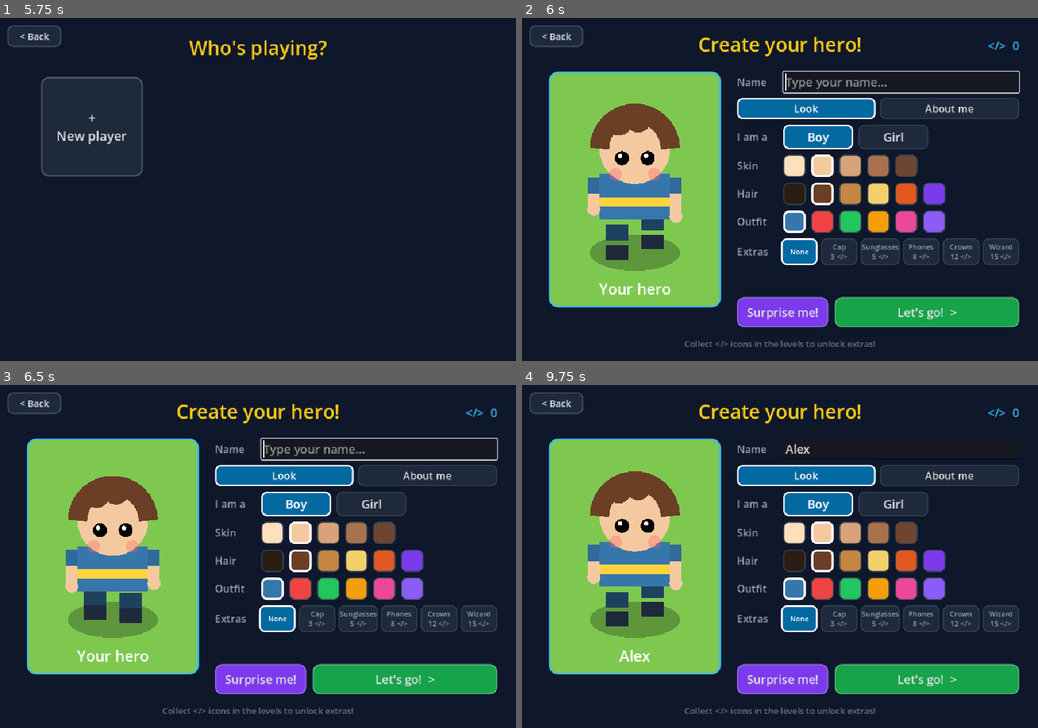
Above: before the commit, frames 1-4 (two rows, left to right).
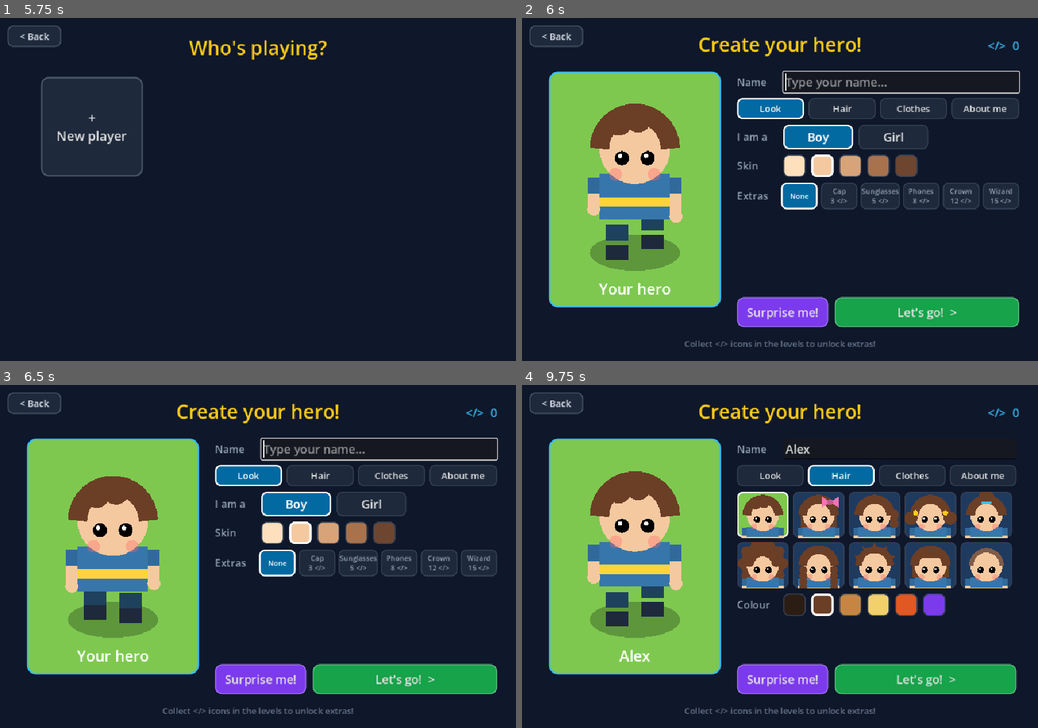
Above: after the commit, the same moments.

Repository: supernanou/python-quest
Game: Godot game, scene res://main.tscn
The game is run twice, just before and just after one commit, with the same random seed, the same clock (stepped at 60 frames per second) and the same inputs.
Inputs (mouse positions are in pixels of both pictures, inside the frame that each line leads up to):
- Up to frame 1 (5.75 s): click "How to play" at 0.5 s; click "Press ENTER to start" at 1.25 s; click "Press ENTER to start" at 2 s; click "English" at 2.75 s; click "Ελληνικά" at 3.5 s; click "Got it!" at 4.25 s; tap Enter (ui_accept) at 5, 5.27 s; hold Right (move_right) from 5.03 s (still down); hold E (interact) from 5.03 s (still down); tap N (notebook) at 5.3 s
- Up to frame 2 (6 s): release Right (move_right) at 5.75 s; release E (interact) at 5.75 s; click "+ New player" at 5.75 s
- Up to frame 3 (6.5 s): no input
- Up to frame 4 (9.75 s): click (898, 450) at 6.52 s; type "Alex" at 6.6 s; click "Look" at 7.25 s; click "About me" at 8 s; click "About me" at 8.75 s; click (841, 474) at 9.5 s, where only the run after the commit has a clickable "Hair"

Frame 1 is identical in both runs. In frame 2, 6.8% of the frame differs, in the area x 41-97%, y 23-73%; in frame 3, 6.8%; in frame 4, 19%, in the area x 41-97%, y 21-91%.

Commit message:
Add 10 hairstyles and 10 outfits for every hero
- Hairstyles: short, long, ponytail, pigtails, bun, curly, braids, spiky, bob, buzz cut
- Outfits: T-shirt, dress, hoodie, dungarees, sports top, skirt, jacket, stripes,
  superhero, lab coat - in any colour, and anyone can pick any style
- Hero creator now has Look / Hair / Clothes / About me tabs with picture buttons
- Boy/Girl only sets a starting style; existing heroes keep their look
- Greek names, README and screenshot updated

Co-Authored-By: Claude Opus 5.5 <noreply@anthropic.com>

Diff:
--- a/scripts/character_creator.gd
+++ b/scripts/character_creator.gd
@@ -1,6 +1,8 @@
 extends Control
 ## "Create your hero" screen. Two tabs:
-##   Look     - boy or girl, colours, and extras unlocked with </> code icons
+##   Look     - boy or girl, skin, and extras unlocked with </> code icons
+##   Hair     - 10 hairstyles and hair colours
+##   Clothes  - 10 outfits and colours (anyone can pick anything)
 ##   About me - wheelchair, hearing aids, glasses... so every child can make a hero
 ##              just like them. These are always free.
 
@@ -27,9 +29,14 @@
 var item_buttons := {}  # "crown" -> button
 var aid_buttons := {}  # "wheelchair" -> button
 var look_page: VBoxContainer
+var hair_page: VBoxContainer
+var clothes_page: VBoxContainer
 var me_page: VBoxContainer
 var look_tab: Button
+var hair_tab: Button
+var clothes_tab: Button
 var me_tab: Button
+var style_buttons := {}  # "hair_style" / "clothes" -> {id: [button, mini hero]}
 
 
 func _ready() -> void:
@@ -92,12 +99,14 @@
 	tabs.add_theme_constant_override("separation", 8)
 	v.add_child(tabs)
 	var tab_group := ButtonGroup.new()
-	look_tab = _choice_button("Look", tab_group, func() -> void: _show_tab(false))
-	me_tab = _choice_button("About me", tab_group, func() -> void: _show_tab(true))
-	for tab in [look_tab, me_tab]:
+	look_tab = _choice_button("Look", tab_group, func() -> void: _show_tab("look"))
+	hair_tab = _choice_button("Hair", tab_group, func() -> void: _show_tab("hair"))
+	clothes_tab = _choice_button("Clothes", tab_group, func() -> void: _show_tab("clothes"))
+	me_tab = _choice_button("About me", tab_group, func() -> void: _show_tab("me"))
+	for tab in [look_tab, hair_tab, clothes_tab, me_tab]:
 		tab.custom_minimum_size = Vector2(0, 40)
 		tab.size_flags_horizontal = Control.SIZE_EXPAND_FILL
-		tab.add_theme_font_size_override("font_size", 19)
+		tab.add_theme_font_size_override("font_size", 17)
 		tabs.add_child(tab)
 
 	look_page = VBoxContainer.new()
@@ -113,8 +122,16 @@
 	style_row.add_child(girl_button)
 
 	_swatch_row(look_page, "Skin", "skin", SKINS)
-	_swatch_row(look_page, "Hair", "hair", HAIRS)
-	_swatch_row(look_page, "Outfit", "outfit", OUTFITS)
+
+	# Hair: 10 styles + colour
+	hair_page = _page(v)
+	hair_page.add_child(_style_grid("hair_style", HeroSprite.HAIR_STYLES))
+	_swatch_row(hair_page, "Colour", "hair", HAIRS)
+
+	# Clothes: 10 outfits + colour
+	clothes_page = _page(v)
+	clothes_page.add_child(_style_grid("clothes", HeroSprite.CLOTHES))
+	_swatch_row(clothes_page, "Colour", "outfit", OUTFITS)
 
 	# "About me": free, pick as many as you like
 	me_page = VBoxContainer.new()
@@ -181,8 +198,11 @@
 	save = p_save
 	look = HeroSprite.DEFAULT_LOOK.duplicate(true)
 	look.merge(save.look.duplicate(true), true)
-	look_tab.button_pressed = true
-	_show_tab(false)
+	if look["hair_style"] == "":
+		look["hair_style"] = "long" if look["style"] == "girl" else "short"
+	if look["clothes"] == "":
+		look["clothes"] = "dress" if look["style"] == "girl" else "tshirt"
+	_show_tab("look")
 	name_edit.text = look["name"]
 	message_label.text = ""
 	_refresh()
@@ -220,11 +240,46 @@
 	_refresh()
 
 
-func _show_tab(about_me: bool) -> void:
-	look_page.visible = not about_me
-	me_page.visible = about_me
-	look_tab.set_pressed_no_signal(not about_me)
-	me_tab.set_pressed_no_signal(about_me)
+func _show_tab(page: String) -> void:
+	var pages := {"look": [look_page, look_tab], "hair": [hair_page, hair_tab], "clothes": [clothes_page, clothes_tab], "me": [me_page, me_tab]}
+	for key in pages:
+		pages[key][0].visible = key == page
+		pages[key][1].set_pressed_no_signal(key == page)
+
+
+func _page(parent: Container) -> VBoxContainer:
+	var page := VBoxContainer.new()
+	page.add_theme_constant_override("separation", 10)
+	page.custom_minimum_size = Vector2(0, 278)
+	page.visible = false
+	parent.add_child(page)
+	return page
+
+
+## A grid of 10 buttons, each showing a little hero with that hairstyle or outfit.
+func _style_grid(key: String, styles: Array) -> GridContainer:
+	var grid := GridContainer.new()
+	grid.columns = 5
+	grid.add_theme_constant_override("h_separation", 8)
+	grid.add_theme_constant_override("v_separation", 8)
+	style_buttons[key] = {}
+	for style in styles:
+		var button := Button.new()
+		button.custom_minimum_size = Vector2(96, 86)
+		button.clip_contents = true
+		button.tooltip_text = style["name"]
+		button.pressed.connect(_set_value.bind(key, style["id"]))
+		var mini := HeroSprite.new()
+		if key == "hair_style":
+			mini.scale = Vector2(2.7, 2.7)  # close-up of the head
+			mini.position = Vector2(48, 44 + 12 * 2.7)
+		else:
+			mini.scale = Vector2(1.8, 1.8)  # the whole outfit
+			mini.position = Vector2(48, 47)
+		button.add_child(mini)
+		grid.add_child(button)
+		style_buttons[key][style["id"]] = [button, mini]
+	return grid
 
 
 func _on_aid_toggled(on: bool, id: String) -> void:
@@ -240,6 +295,10 @@
 
 func _set_value(key: String, value: String) -> void:
 	look[key] = value
+	# Boy / Girl just picks a starting hairstyle and outfit - change them freely
+	if key == "style":
+		look["hair_style"] = "long" if value == "girl" else "short"
+		look["clothes"] = "dress" if value == "girl" else "tshirt"
 	_refresh()
 
 
@@ -264,6 +323,8 @@
 	look["skin"] = SKINS.pick_random()
 	look["hair"] = HAIRS.pick_random()
 	look["outfit"] = OUTFITS.pick_random()
+	look["hair_style"] = HeroSprite.HAIR_STYLES.pick_random()["id"]
+	look["clothes"] = HeroSprite.CLOTHES.pick_random()["id"]
 	_refresh()
 
 
@@ -274,6 +335,21 @@
 	var with_dog: bool = "service_dog" in look["aids"]
 	preview.scale = Vector2.ONE * (4.5 if with_dog else 6.0)
 	preview.position = Vector2(165 if with_dog else 210, 330)
+	# Little heroes on the hairstyle and outfit buttons show the current colours
+	for key in style_buttons:
+		for id in style_buttons[key]:
+			var entry: Array = style_buttons[key][id]
+			var mini_look: Dictionary = look.duplicate(true)
+			mini_look[key] = id
+			mini_look["aids"] = look["aids"].filter(func(a): return not a in ["wheelchair", "service_dog", "crutches"])
+			if key == "hair_style":
+				mini_look["item"] = "none"
+			entry[1].look = mini_look
+			entry[1].queue_redraw()
+			var selected: bool = look[key] == id
+			var style := _box(Color("#7ec850") if selected else Color("#1e3a5f"), Color.WHITE if selected else Color("#334155"), 3 if selected else 2, 10)
+			for state in ["normal", "hover", "pressed", "focus"]:
+				entry[0].add_theme_stylebox_override(state, style)
 	for id in aid_buttons:
 		var on: bool = id in look["aids"]
 		var button: Button = aid_buttons[id]
--- a/scripts/hero_sprite.gd
+++ b/scripts/hero_sprite.gd
@@ -11,7 +11,35 @@
 	"outfit": "#3776ab",
 	"item": "none",
 	"aids": [],
+	"hair_style": "",  # empty = "long" for girls, "short" for boys (heroes made before styles existed)
+	"clothes": "",  # empty = "dress" for girls, "tshirt" for boys
 }
+
+## 10 hairstyles and 10 outfits - anyone can pick any of them.
+const HAIR_STYLES := [
+	{"id": "short", "name": "Short"},
+	{"id": "long", "name": "Long"},
+	{"id": "ponytail", "name": "Ponytail"},
+	{"id": "pigtails", "name": "Pigtails"},
+	{"id": "bun", "name": "Bun"},
+	{"id": "curly", "name": "Curly"},
+	{"id": "braids", "name": "Braids"},
+	{"id": "spiky", "name": "Spiky"},
+	{"id": "bob", "name": "Bob"},
+	{"id": "buzz", "name": "Buzz cut"},
+]
+const CLOTHES := [
+	{"id": "tshirt", "name": "T-shirt"},
+	{"id": "dress", "name": "Dress"},
+	{"id": "hoodie", "name": "Hoodie"},
+	{"id": "dungarees", "name": "Dungarees"},
+	{"id": "jersey", "name": "Sports top"},
+	{"id": "skirt", "name": "Skirt"},
+	{"id": "jacket", "name": "Jacket"},
+	{"id": "stripes", "name": "Stripes"},
+	{"id": "superhero", "name": "Superhero"},
+	{"id": "labcoat", "name": "Lab coat"},
+]
 
 ## Fun extras. They are bought with </> code icons.
 const ITEMS := [
@@ -57,11 +85,27 @@
 	return id in look.get("aids", [])
 
 
+func hair_style() -> String:
+	var chosen: String = look.get("hair_style", "")
+	if chosen != "":
+		return chosen
+	return "long" if look.get("style", "boy") == "girl" else "short"
+
+
+func clothes() -> String:
+	var chosen: String = look.get("clothes", "")
+	if chosen != "":
+		return chosen
+	return "dress" if look.get("style", "boy") == "girl" else "tshirt"
+
+
 func _draw() -> void:
 	var skin := Color(look.get("skin", DEFAULT_LOOK["skin"]))
 	var hair := Color(look.get("hair", DEFAULT_LOOK["hair"]))
 	var outfit := Color(look.get("outfit", DEFAULT_LOOK["outfit"]))
-	var is_girl: bool = look.get("style", "boy") == "girl"
+	var hairdo := hair_style()
+	var outfit_style := clothes()
+	var info := _clothes_info(outfit_style, outfit, skin)
 	var facing_away := facing.y < -0.5
 	var item: String = look.get("item", "none")
 	var in_chair := has_aid("wheelchair")
@@ -70,7 +114,7 @@
 	var bob := 0.0 if in_chair else -absf(sin(walk_time)) * 3.0
 	var step := 0.0 if in_chair else sin(walk_time) * 4.0
 	var head := Vector2(0, -12 + bob)
-	var body_edge := 9.5 if is_girl else 11.0
+	var body_edge: float = info["edge"]
 
 	if has_aid("service_dog"):
 		_draw_dog(in_chair)
@@ -84,23 +128,15 @@
 		draw_rect(Rect2(-12, -9, 24, 14), Color("#475569"))  # back rest
 		draw_rect(Rect2(-12, -9, 24, 14), Color("#334155"), false, 1.5)
 
-	# Long hair goes behind the body
-	if is_girl:
-		draw_circle(head + Vector2(0, 1), 12.5, hair)
-		draw_rect(Rect2(head.x - 12.5, head.y, 25, 15), hair)
-
-	_draw_legs(skin, outfit, is_girl, bob, step, in_chair)
-
-	# Body
-	if is_girl:
-		draw_colored_polygon(PackedVector2Array([
-			Vector2(-9, -4 + bob), Vector2(9, -4 + bob),
-			Vector2(13, 12 + bob), Vector2(-13, 12 + bob),
-		]), outfit)
-		draw_rect(Rect2(-10, 2 + bob, 20, 3), Color("#ffd43b"))
-	else:
-		draw_rect(Rect2(-11, -4 + bob, 22, 14), outfit)
-		draw_rect(Rect2(-11, 3 + bob, 22, 3), Color("#ffd43b"))
+	if outfit_style == "superhero" and not facing_away:
+		_draw_cape(outfit, bob)
+
+	_draw_hair_back(hairdo, head, hair, facing_away)
+
+	_draw_legs(skin, info["legs"], info["shorts"], bob, step, in_chair)
+	_draw_clothes(outfit_style, outfit, bob)
+	if outfit_style == "superhero" and facing_away:
+		_draw_cape(outfit, bob)
 
 	if has_aid("insulin_pump"):
 		var pump := Vector2(4, 4 + bob)
@@ -111,19 +147,13 @@
 	if in_chair:
 		_draw_wheelchair()
 
-	_draw_arms(skin, outfit, body_edge, bob, step, in_chair)
+	_draw_arms(skin, info["sleeve"], body_edge, bob, step, in_chair)
 
 	# Head and hair
 	draw_circle(head, 11, skin)
-	if facing_away:
-		draw_circle(head, 11, hair)
-	else:
-		draw_arc(head, 11, PI, TAU, 16, hair, 6.0)
-		if not is_girl:
-			draw_circle(head + Vector2(-5, -8), 4, hair)
-			draw_circle(head + Vector2(1, -9), 4, hair)
-
-	if is_girl and not item in ["cap", "crown", "wizard", "headphones"] and not has_aid("ear_defenders"):
+	_draw_hair_front(hairdo, head, hair, facing_away)
+
+	if hairdo == "long" and not item in ["cap", "crown", "wizard", "headphones"] and not has_aid("ear_defenders"):
 		var bow := head + Vector2(8, -9)
 		var bow_color := Color("#f472b6")
 		draw_colored_polygon(PackedVector2Array([bow, bow + Vector2(-6, -4), bow + Vector2(-6, 4)]), bow_color)
@@ -145,8 +175,7 @@
 		_draw_item(item, head, facing_away)
 
 
-func _draw_legs(skin: Color, outfit: Color, is_girl: bool, bob: float, step: float, in_chair: bool) -> void:
-	var leg_color := skin if is_girl else outfit.darkened(0.45)
+func _draw_legs(skin: Color, leg_color: Color, shorts, bob: float, step: float, in_chair: bool) -> void:
 	var top := 10.0 + bob
 	for side in [-1, 1]:
 		var x: float = -9.0 if side == -1 else 2.0
@@ -171,20 +200,22 @@
 			]), DARK_METAL, 2.8)
 			continue
 		draw_rect(Rect2(x, top - swing, 7, 5), leg_color)
+		if shorts != null:
+			draw_rect(Rect2(x, top - swing, 7, 2), shorts)
 		draw_rect(Rect2(x, 14 - swing, 7, 4.5), SHOE)
 		if has_aid("leg_braces"):
 			draw_rect(Rect2(x - 0.5, top + 0.5 - swing, 8, 7.5), Color(0.65, 0.95, 0.99, 0.85))
 			draw_line(Vector2(x - 0.5, top + 2.5 - swing), Vector2(x + 7.5, top + 2.5 - swing), Color("#0e7490"), 1.2)
 
 
-func _draw_arms(skin: Color, outfit: Color, edge: float, bob: float, step: float, in_chair: bool) -> void:
+func _draw_arms(skin: Color, sleeve: Color, edge: float, bob: float, step: float, in_chair: bool) -> void:
 	for side in [-1, 1]:
 		var x: float = -edge - 3.5 if side == -1 else edge
 		var swing: float = 0.0 if in_chair else step * 0.35 * side
 		var top := -3.0 + bob
 		if in_chair:
 			top += 2.0  # hands down on the wheels
-		draw_rect(Rect2(x, top, 3.5, 5), outfit.darkened(0.1))  # sleeve
+		draw_rect(Rect2(x, top, 3.5, 5), sleeve)
 		var prosthetic: bool = side == 1 and has_aid("prosthetic_arm")
 		var hand := Vector2(x + 1.75, top + 11 + swing)
 		if prosthetic:
@@ -204,6 +235,193 @@
 			draw_arc(cuff, 2.6, PI, TAU, 8, Color("#64748b"), 1.4)
 			draw_line(hand, hand + Vector2(side * 2.5, 0), Color("#64748b"), 1.6)
 			draw_circle(foot, 1.2, DARK_METAL)
+
+
+## How each outfit changes the body: how wide it is, sleeve and leg colours.
+func _clothes_info(style: String, c: Color, skin: Color) -> Dictionary:
+	var info := {"edge": 11.0, "sleeve": c.darkened(0.1), "legs": Color("#334155"), "shorts": null}
+	match style:
+		"tshirt":
+			info["legs"] = c.darkened(0.45)
+		"dress":
+			info["edge"] = 9.5
+			info["sleeve"] = c
+			info["legs"] = skin
+		"hoodie":
+			info["sleeve"] = c
+			info["legs"] = Color("#374151")
+		"dungarees":
+			info["sleeve"] = Color("#f8fafc")
+			info["legs"] = c
+		"jersey":
+			info["sleeve"] = Color("#f8fafc")
+			info["legs"] = skin
+			info["shorts"] = c.darkened(0.25)
+		"skirt":
+			info["edge"] = 10.0
+			info["sleeve"] = c.lightened(0.55)
+			info["legs"] = skin
+		"jacket":
+			info["sleeve"] = c
+			info["legs"] = Color("#1e3a8a")
+		"superhero":
+			info["sleeve"] = c
+			info["legs"] = c.darkened(0.15)
+		"labcoat":
+			info["edge"] = 12.0
+			info["sleeve"] = Color("#f8fafc")
+	return info
+
+
+func _draw_clothes(style: String, c: Color, bob: float) -> void:
+	var y := -4.0 + bob
+	var yellow := Color("#ffd43b")
+	match style:
+		"dress":
+			draw_colored_polygon(PackedVector2Array([
+				Vector2(-9, y), Vector2(9, y), Vector2(13, 12 + bob), Vector2(-13, 12 + bob),
+			]), c)
+			draw_rect(Rect2(-10, 2 + bob, 20, 3), yellow)
+		"hoodie":
+			draw_rect(Rect2(-11.5, y, 23, 14), c)
+			draw_rect(Rect2(-8, y - 1, 16, 3), c.darkened(0.25))  # hood around the neck
+			draw_line(Vector2(-2, y + 1), Vector2(-2.5, y + 6), Color.WHITE, 1.0)
+			draw_line(Vector2(2, y + 1), Vector2(2.5, y + 6), Color.WHITE, 1.0)
+			draw_rect(Rect2(-6, y + 8, 12, 4), c.darkened(0.18))  # pocket
+		"dungarees":
+			draw_rect(Rect2(-11, y, 22, 14), Color("#f8fafc"))
+			draw_rect(Rect2(-7, y + 3, 14, 11), c)
+			draw_line(Vector2(-6, y + 3), Vector2(-8, y), c, 2.0)
+			draw_line(Vector2(6, y + 3), Vector2(8, y), c, 2.0)
+			draw_circle(Vector2(-4.5, y + 4.5), 1.0, yellow)
+			draw_circle(Vector2(4.5, y + 4.5), 1.0, yellow)
+			draw_rect(Rect2(-3, y + 7, 6, 3), c.darkened(0.2))  # front pocket
+		"jersey":
+			draw_rect(Rect2(-11, y, 22, 14), c)
+			draw_polyline(PackedVector2Array([Vector2(-4, y), Vector2(0, y + 4), Vector2(4, y)]), Color.WHITE, 1.4)
+			draw_string(ThemeDB.fallback_font, Vector2(-6, y + 12.5), "10", HORIZONTAL_ALIGNMENT_CENTER, 12, 8, Color.WHITE)
+		"skirt":
+			draw_rect(Rect2(-10, y, 20, 9), c.lightened(0.55))
+			draw_colored_polygon(PackedVector2Array([
+				Vector2(-10, 4 + bob), Vector2(10, 4 + bob), Vector2(13, 12 + bob), Vector2(-13, 12 + bob),
+			]), c)
+			for px in [-6.0, -2.0, 2.0, 6.0]:
+				draw_line(Vector2(px, 5 + bob), Vector2(px * 1.25, 12 + bob), c.darkened(0.2), 0.8)
+		"jacket":
+			draw_rect(Rect2(-11, y, 22, 14), Color("#f1f5f9"))
+			draw_rect(Rect2(-11, y, 8, 14), c)
+			draw_rect(Rect2(3, y, 8, 14), c)
+			draw_colored_polygon(PackedVector2Array([Vector2(-3, y), Vector2(-6, y), Vector2(-3, y + 4)]), c.darkened(0.25))
+			draw_colored_polygon(PackedVector2Array([Vector2(3, y), Vector2(6, y), Vector2(3, y + 4)]), c.darkened(0.25))
+			draw_line(Vector2(-3, y + 1), Vector2(-3, y + 14), c.darkened(0.3), 0.8)
+			draw_line(Vector2(3, y + 1), Vector2(3, y + 14), c.darkened(0.3), 0.8)
+		"stripes":
+			draw_rect(Rect2(-11, y, 22, 14), c)
+			for sy in [2.0, 6.0, 10.0]:
+				draw_rect(Rect2(-11, y + sy, 22, 2), Color(1, 1, 1, 0.75))
+		"superhero":
+			draw_rect(Rect2(-11, y, 22, 14), c)
+			draw_circle(Vector2(0, y + 4.5), 3.6, yellow)
+			draw_string(ThemeDB.fallback_font, Vector2(-3.5, y + 7.3), "P", HORIZONTAL_ALIGNMENT_CENTER, 7, 7, Color("#1e293b"))
+			draw_rect(Rect2(-11, y + 10, 22, 2), yellow)  # belt
+		"labcoat":
+			draw_rect(Rect2(-12, y, 24, 16), Color("#f8fafc"))
+			draw_colored_polygon(PackedVector2Array([Vector2(-4, y), Vector2(4, y), Vector2(0, y + 6)]), c)
+			draw_line(Vector2(-4, y), Vector2(-1, y + 9), Color("#cbd5e1"), 1.0)  # lapels
+			draw_line(Vector2(4, y), Vector2(1, y + 9), Color("#cbd5e1"), 1.0)
+			draw_rect(Rect2(4.5, y + 7, 5, 4), Color("#e2e8f0"))  # pocket with pens
+			draw_line(Vector2(5.8, y + 5.5), Vector2(5.8, y + 7.5), Color("#2563eb"), 1.0)
+			draw_line(Vector2(7.6, y + 5.5), Vector2(7.6, y + 7.5), Color("#ef4444"), 1.0)
+		_:  # "tshirt" (the original Python blue & yellow look)
+			draw_rect(Rect2(-11, y, 22, 14), c)
+			draw_rect(Rect2(-11, 3 + bob, 22, 3), yellow)
+
+
+func _draw_cape(c: Color, bob: float) -> void:
+	var cape := Color("#dc2626") if c.r < 0.75 or c.g > 0.4 else Color("#2563eb")
+	draw_colored_polygon(PackedVector2Array([
+		Vector2(-10, -4 + bob), Vector2(10, -4 + bob), Vector2(14, 15), Vector2(4, 13), Vector2(-4, 13), Vector2(-14, 15),
+	]), cape)
+
+
+## Hair that sits behind the head (and body): long hair, braids, curly hair...
+func _draw_hair_back(style: String, head: Vector2, hair: Color, facing_away: bool) -> void:
+	match style:
+		"long":
+			draw_circle(head + Vector2(0, 1), 12.5, hair)
+			draw_rect(Rect2(head.x - 12.5, head.y, 25, 15), hair)
+		"bob":
+			draw_circle(head + Vector2(0, 1), 12.5, hair)
+			draw_rect(Rect2(head.x - 12.5, head.y, 25, 8), hair)
+		"curly":
+			draw_circle(head + Vector2(0, -1.5), 15.0, hair)
+			for i in 10:
+				var a := i * TAU / 10.0
+				draw_circle(head + Vector2(0, -1.5) + Vector2(cos(a), sin(a)) * 14.0, 3.6, hair)
+		"ponytail":
+			if facing_away:
+				draw_circle(head + Vector2(0, 11), 4.0, hair)
+				draw_circle(head + Vector2(0, 16), 3.0, hair)
+			else:
+				draw_circle(head + Vector2(12.5, 0), 4.2, hair)
+				draw_circle(head + Vector2(13.5, 6), 3.2, hair)
+				draw_circle(head + Vector2(9.5, -5), 2.0, Color("#f472b6"))  # hair tie
+
+
+## Hair on top of the head, in front.
+func _draw_hair_front(style: String, head: Vector2, hair: Color, facing_away: bool) -> void:
+	if facing_away and style != "buzz":
+		draw_circle(head, 11, hair)
+	match style:
+		"short":
+			if not facing_away:
+				draw_arc(head, 11, PI, TAU, 16, hair, 6.0)
+				draw_circle(head + Vector2(-5, -8), 4, hair)
+				draw_circle(head + Vector2(1, -9), 4, hair)
+		"long", "ponytail":
+			if not facing_away:
+				draw_arc(head, 11, PI, TAU, 16, hair, 6.0)
+		"pigtails":
+			if not facing_away:
+				draw_arc(head, 11, PI, TAU, 16, hair, 6.0)
+			for side in [-1, 1]:
+				draw_circle(head + Vector2(13.5 * side, 2), 4.6, hair)
+				draw_circle(head + Vector2(10.3 * side, -1.5), 1.8, Color("#facc15"))  # hair ties
+		"bun":
+			if not facing_away:
+				draw_arc(head, 11, PI, TAU, 16, hair, 6.0)
+			draw_circle(head + Vector2(0, -13), 5.0, hair)
+			draw_rect(Rect2(head + Vector2(-3.5, -9.5), Vector2(7, 1.6)), Color("#38bdf8"))
+		"curly":
+			if not facing_away:
+				for i in 7:
+					var a := PI + 0.25 + i * (PI - 0.5) / 6.0
+					draw_circle(head + Vector2(cos(a), sin(a)) * 9.5, 3.3, hair)
+		"braids":
+			if not facing_away:
+				draw_arc(head, 11, PI, TAU, 16, hair, 6.0)
+			for side in [-1, 1]:
+				for i in 4:
+					draw_circle(head + Vector2(10.5 * side, 3.0 + i * 4.0), 2.7, hair)
+				draw_circle(head + Vector2(10.5 * side, 18.5), 1.5, Color("#f472b6"))
+		"spiky":
+			if not facing_away:
+				draw_arc(head, 11, PI, TAU, 16, hair, 4.5)
+			for i in 5:
+				var a := PI + 0.45 + i * (PI - 0.9) / 4.0
+				var root := head + Vector2(cos(a), sin(a)) * 9.5
+				var tip := head + Vector2(cos(a), sin(a)) * 16.0
+				var side_dir := Vector2(-sin(a), cos(a)) * 3.0
+				draw_colored_polygon(PackedVector2Array([root - side_dir, tip, root + side_dir]), hair)
+		"bob":
+			if not facing_away:
+				draw_arc(head, 11, PI, TAU, 16, hair, 6.0)
+				draw_rect(Rect2(head + Vector2(-9, -10), Vector2(18, 5)), hair)  # fringe
+		"buzz":
+			if facing_away:
+				draw_circle(head, 11, hair.lightened(0.15))
+			else:
+				draw_arc(head, 10.5, PI, TAU, 16, hair.lightened(0.15), 3.0)
 
 
 func _draw_wheelchair() -> void:
--- a/scripts/i18n/greek_ui.gd
+++ b/scripts/i18n/greek_ui.gd
@@ -63,6 +63,28 @@
 	"Crown": "Στέμμα",
 	"Wizard": "Μάγος",
 	"Sunglasses": "Γυαλιά ηλίου",
+	"Clothes": "Ρούχα",
+	"Colour": "Χρώμα",
+	"Short": "Κοντά",
+	"Long": "Μακριά",
+	"Ponytail": "Αλογοουρά",
+	"Pigtails": "Ουρίτσες",
+	"Bun": "Κότσος",
+	"Curly": "Σγουρά",
+	"Braids": "Κοτσίδες",
+	"Spiky": "Καρφάκια",
+	"Bob": "Καρέ",
+	"Buzz cut": "Γουλί",
+	"T-shirt": "Μπλουζάκι",
+	"Dress": "Φόρεμα",
+	"Hoodie": "Φούτερ",
+	"Dungarees": "Σαλοπέτα",
+	"Sports top": "Αθλητική φανέλα",
+	"Skirt": "Φούστα",
+	"Jacket": "Μπουφάν",
+	"Stripes": "Ριγέ",
+	"Superhero": "Υπερήρωας",
+	"Lab coat": "Ποδιά επιστήμονα",
 	"Look": "Εμφάνιση",
 	"About me": "Για μένα",
 	"Make your hero just like you! Pick anything you use - you can choose more than one.": "Φτιάξε τον ήρωα ακριβώς σαν εσένα! Διάλεξε ό,τι χρησιμοποιείς - μπορείς να διαλέξεις πολλά.",
Not shown, added: _playtest2.gd.uid
Not shown, added: _playtest3.gd.uid
Not shown, added: _playtest_back.gd.uid
Not shown, added: _playtest_el.gd.uid
Binary file changed: docs/screenshots/03-hero.png
Not shown, changed: README.md
